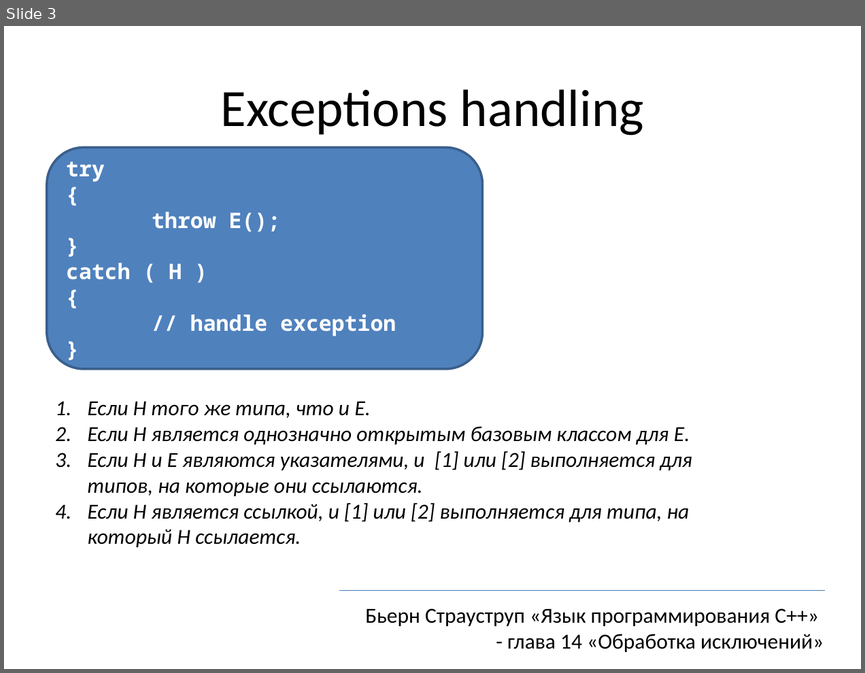
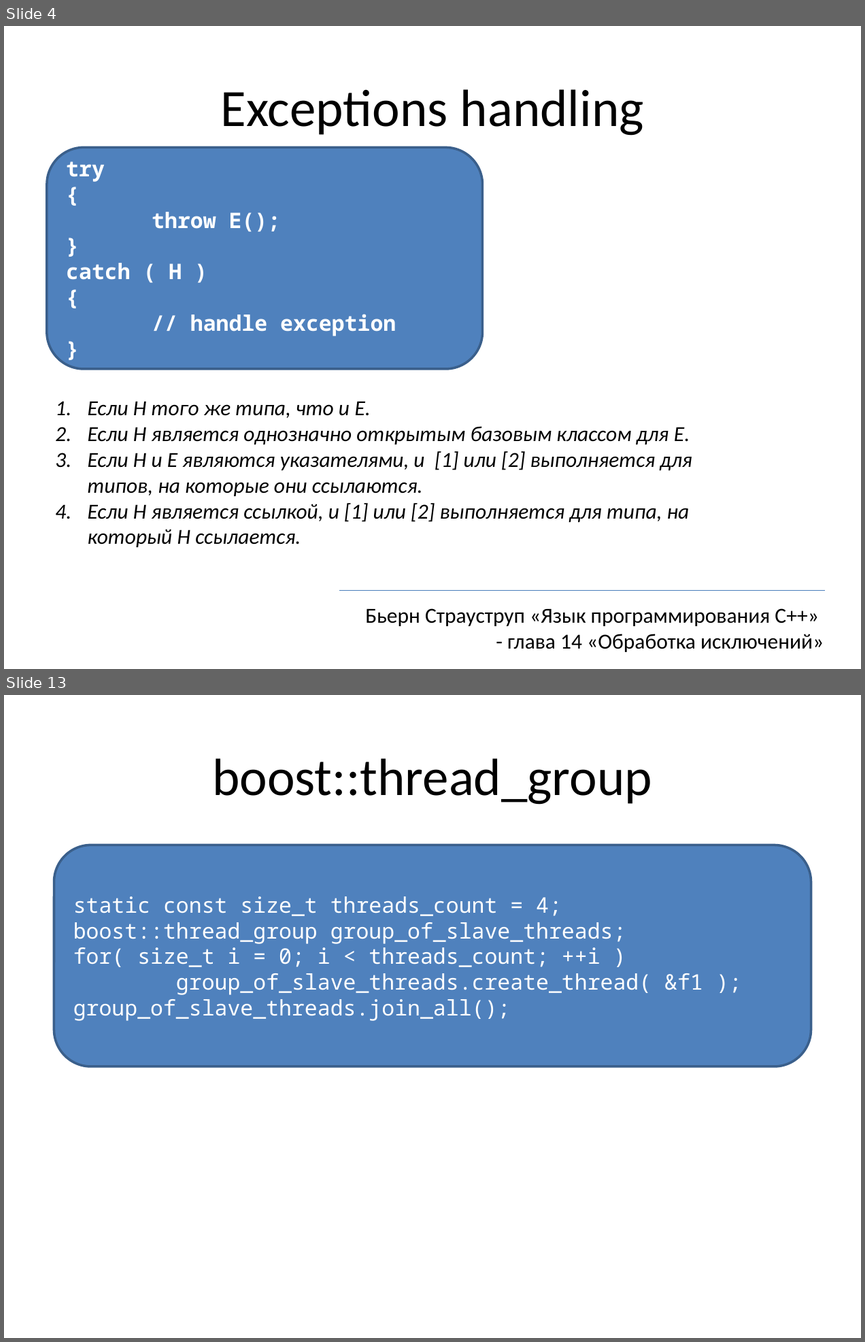
Before and after one commit to tscherkas/cpp_craft_1013, a slide deck: lections/cpp_craft_lec_3_pre.pptx. Shown one above the other, each under a label of ours: slide 3 before the commit, slides 4 and 13 after it; the slides between them are not shown. The pictures are 865x673 and 865x1342 pixels, drawn with LibreOffice and Linux fonts; fonts in the diff are those of the drawing. Boxes give left, top, right and bottom in pixels: in the first picture for what was removed or moved away, otherwise in the second. Text is boxed around its words. In the diff, an @@ line names an element or a change of style, - is before the commit and + after.

```diff
--- a/lections/cpp_craft_lec_3_pre.pptx
+++ b/lections/cpp_craft_lec_3_pre.pptx
@@ slide 13 added at (4, 695, 861, 1338), background #FFFFFF @@
@@ title added at (212, 758, 652, 804), 44 pt, text #000000 @@
+boost::thread_group
@@ rounded rectangle added at (54, 845, 810, 1066), fill #4F81BD, outline #3A5F8C 2 pt, 18 pt, text #FFFFFF @@
+static const size_t threads_count = 4;
+boost::thread_group group_of_slave_threads;
+for( size_t i = 0; i < threads_count; ++i )
+group_of_slave_threads.create_thread( &f1 );
+group_of_slave_threads.join_all();
@@ what was slide 3 is now slide 4 @@
```
Also in this commit, not shown: 2 slides changed, 13 other slides added, 1 slide removed, 15 other files.
